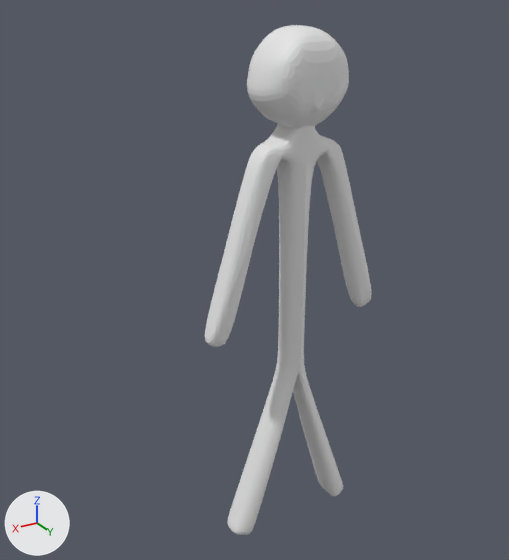
Before and after pictures for a commit that changed the Blender file Blender Projects/stick_figure_model.blend.
Both versions are drawn from a camera (50 mm lens) standing at (3.79, 5.6, 9.04) and looking at (0.26, -0.29, 6.1). Lighting does not change. The marker at lower left points along +X, +Y and +Z.
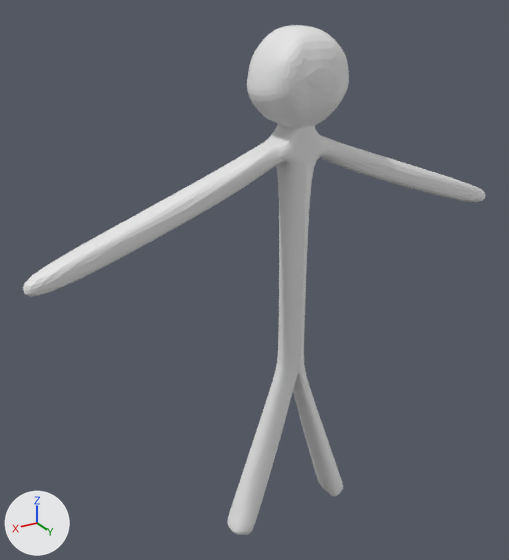
Commit message: stick figure

Scene script edits in JSON lines:
```json
{"block": "me_cube", "where": "# used by ob_cube; location = (-0.03, -0.03, 8.23); scale = (0.545, 0.545, 0.545)"}
{"op": "remove", "block": "me_cube", "code": "me_cube.from_pydata(...)  # 123 vertices, 109 faces; spans x 0.0..1.93, y -0.64..0.75, z -9.47..0.76"}
{"op": "add", "block": "me_cube", "code": "me_cube.from_pydata(...)  # 124 vertices, 109 faces; spans x 0.0..5.02, y -0.64..0.93, z -9.47..0.76"}
{"block": "me_cube", "change": "me_cube part 1"}
{"block": "me_cube", "change": "12 vertices are removed from x 1.38..1.93, y -0.16..0.37, z -4.9..-4.3"}
{"block": "me_cube", "change": "13 faces are deleted"}
{"block": "me_cube", "change": "3 vertices in x 0.52, y -0.16..0.37, z -1.24 move by (0.0, 0.0, -0.25)"}
{"block": "me_cube", "change": "3 vertices in x 1.0, y -0.1..0.26, z -1.52 move by (0.27, 0.0, 0.09)"}
{"block": "me_cube", "change": "2 vertices move from x 0.0, y 0.67..0.75, z -0.53..0.53 to x 0.0, y 0.61..0.71, z -0.53..0.53"}
{"block": "me_cube", "change": "13 vertices are added at x 0.0..5.02, y -0.16..0.93, z -3.25..0.0"}
{"block": "me_cube", "change": "13 new faces join them"}
```

Where the change shows, as pixel boxes (x1, y1, x2, y2) in the pictures (509 x 560 px; the box of a moved part takes in the faces that stretch with it):
```json
{"object": "Cube", "change": "reshaped", "before": [205, 25, 371, 534], "after": [23, 25, 486, 534], "on screen": "178% wider"}
{"part": 1, "of": "me_cube", "change": "moved or reshaped", "before": [205, 29, 371, 347], "after": [23, 29, 486, 297]}
```
